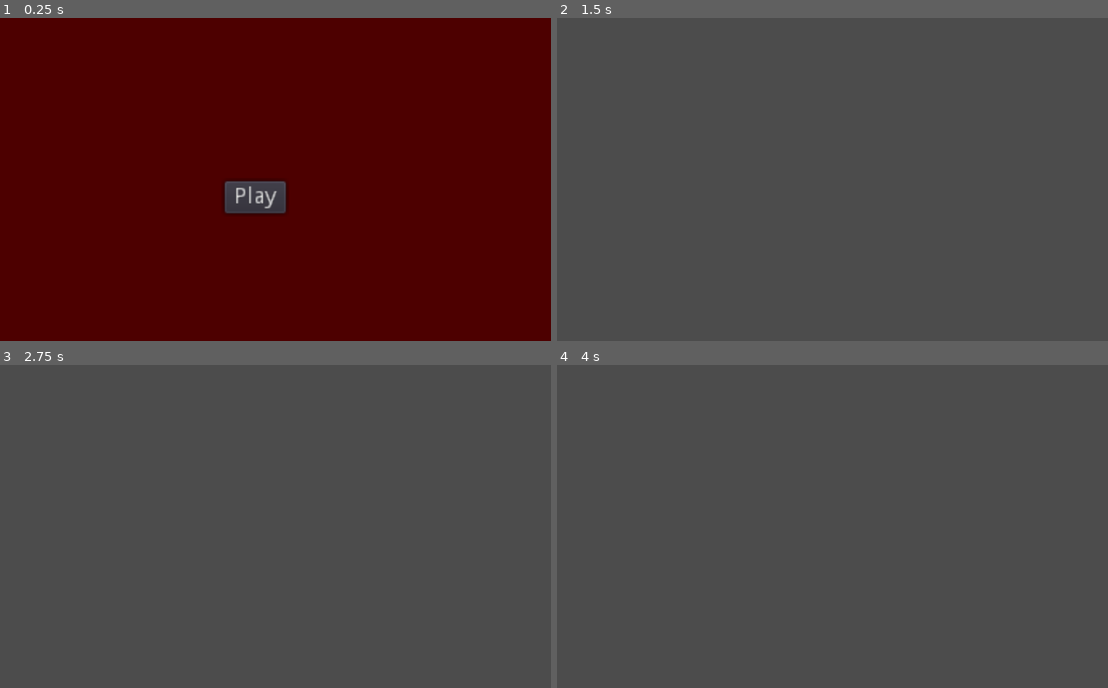
Above: before the commit, frames 1-4 (two rows, left to right).
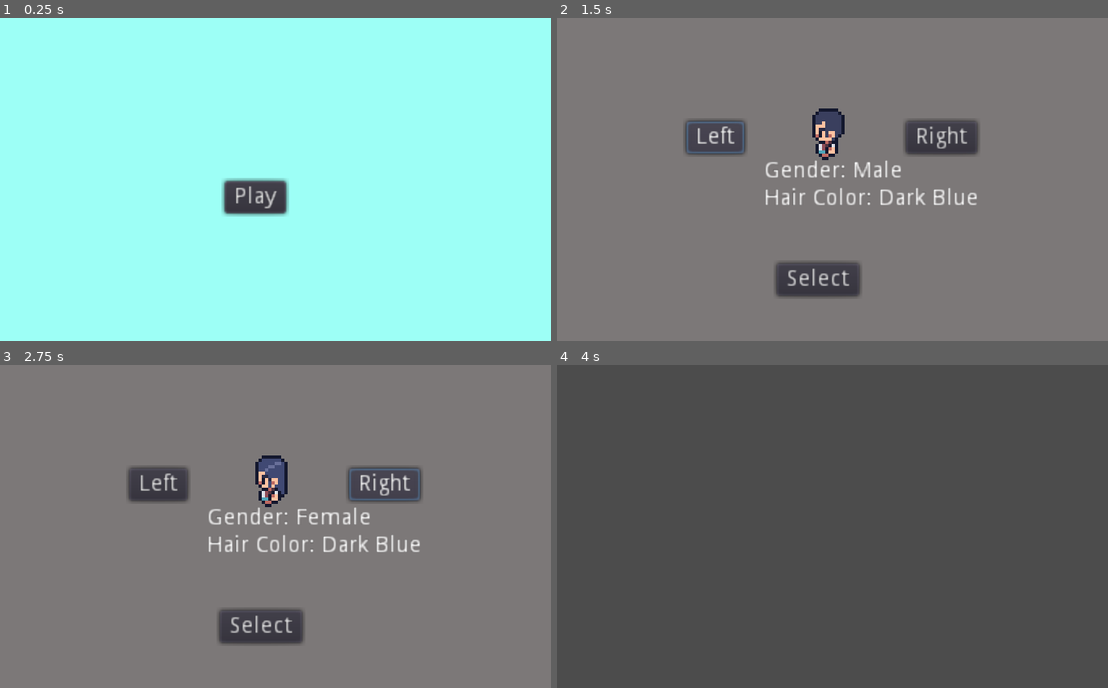
Above: after the commit, the same moments.

Repository: DragonsScales/Zelda-Clone
Game: Godot game, scene res://MainMenu.tscn
Same seed, same stepped clock (60 frames per second), same inputs: the game is played once before the commit and once after it.
Inputs (mouse positions are in pixels of both pictures, inside the frame that each line leads up to):
- Up to frame 1 (0.25 s): no input
- Up to frame 2 (1.5 s): click "Play" at 0.5 s; click (716, 137) at 1.25 s, where only the run after the commit has a clickable "Left"
- Up to frame 3 (2.75 s): click (385, 484) at 2 s, where only the run after the commit has a clickable "Right"
- Up to frame 4 (4 s): click (815, 626) at 2.75 s, where only the run after the commit has a clickable "Select"; tap Enter at 3.5 s

The runs differ from the first frame. In frame 1, 99% of the frame differs, in the area x 0-100%, y 0-100%; in frame 2, 96%; in frame 3, 96%; in frame 4, nothing differs.

Commit message:
1st Video
Video One finished, Zip folder created

Diff:
--- /dev/null
+++ b/Tiny Adventure/CharacterSelect.gd
@@ -0,0 +1,36 @@
+extends Node2D
+
+
+func _process(delta):
+	match Game.PlayerSelect:
+		0:
+			get_node("PlayerSelect").play("Player0")
+			get_node("Des").text = "Gender: Male \nHair Color: Dark Blue"
+		1:
+			get_node("PlayerSelect").play("Player1")
+			get_node("Des").text = "Gender: Female \nHair Color: Dark Blue"
+		2:
+			get_node("PlayerSelect").play("Player2")
+			get_node("Des").text = "Gender: Male \nHair Color: Dark Blue"
+		3:
+			get_node("PlayerSelect").play("Player3")
+			get_node("Des").text = "Gender: Female \nHair Color: Dark Blue"
+		4:
+			get_node("PlayerSelect").play("Player4")
+			get_node("Des").text = "Gender: Male \nHair Color: Dark Blue"
+		5:
+			get_node("PlayerSelect").play("Player5")
+			get_node("Des").text = "Gender: Female \nHair Color: Dark Blue"
+
+func _on_Left_pressed():
+	if Game.PlayerSelect > 0:
+		Game.PlayerSelect -= 1
+
+
+func _on_Right_pressed():
+	if Game.PlayerSelect < 6:
+		Game.PlayerSelect += 1
+
+
+func _on_Select_pressed():
+	get_tree().change_scene("res://World.tscn")
--- /dev/null
+++ b/Tiny Adventure/CharacterSelect.tscn
@@ -0,0 +1,193 @@
+[gd_scene load_steps=34 format=2]
+
+[ext_resource path="res://Art/TAP_anim_v2/Animations ver2/Char1/Char1_4_sides_16px.png" type="Texture" id=1]
+[ext_resource path="res://Art/TAP_anim_v2/Animations ver2/Char6/Char6_4_sides_16px.png" type="Texture" id=2]
+[ext_resource path="res://Art/TAP_anim_v2/Animations ver2/Char5/Char5_4_sides_16px.png" type="Texture" id=3]
+[ext_resource path="res://Art/TAP_anim_v2/Animations ver2/Char2/Char2_4_sides_16px.png" type="Texture" id=4]
+[ext_resource path="res://Art/TAP_anim_v2/Animations ver2/Char4/Char4_4_sides_16px.png" type="Texture" id=5]
+[ext_resource path="res://Art/TAP_anim_v2/Animations ver2/Char3/Char3_4_sides_16px.png" type="Texture" id=6]
+[ext_resource path="res://CharacterSelect.gd" type="Script" id=7]
+
+[sub_resource type="StyleBoxFlat" id=1]
+bg_color = Color( 0.486275, 0.470588, 0.470588, 1 )
+
+[sub_resource type="AtlasTexture" id=7]
+atlas = ExtResource( 1 )
+region = Rect2( 0, 0, 16, 16 )
+
+[sub_resource type="AtlasTexture" id=8]
+atlas = ExtResource( 1 )
+region = Rect2( 16, 0, 16, 16 )
+
+[sub_resource type="AtlasTexture" id=9]
+atlas = ExtResource( 1 )
+region = Rect2( 32, 0, 16, 16 )
+
+[sub_resource type="AtlasTexture" id=10]
+atlas = ExtResource( 1 )
+region = Rect2( 48, 0, 16, 16 )
+
+[sub_resource type="AtlasTexture" id=15]
+atlas = ExtResource( 4 )
+region = Rect2( 0, 0, 16, 16 )
+
+[sub_resource type="AtlasTexture" id=16]
+atlas = ExtResource( 4 )
+region = Rect2( 16, 0, 16, 16 )
+
+[sub_resource type="AtlasTexture" id=17]
+atlas = ExtResource( 4 )
+region = Rect2( 32, 0, 16, 16 )
+
+[sub_resource type="AtlasTexture" id=18]
+atlas = ExtResource( 4 )
+region = Rect2( 48, 0, 16, 16 )
+
+[sub_resource type="AtlasTexture" id=19]
+atlas = ExtResource( 6 )
+region = Rect2( 0, 0, 16, 16 )
+
+[sub_resource type="AtlasTexture" id=20]
+atlas = ExtResource( 6 )
+region = Rect2( 16, 0, 16, 16 )
+
+[sub_resource type="AtlasTexture" id=21]
+atlas = ExtResource( 6 )
+region = Rect2( 32, 0, 16, 16 )
+
+[sub_resource type="AtlasTexture" id=22]
+atlas = ExtResource( 6 )
+region = Rect2( 48, 0, 16, 16 )
+
+[sub_resource type="AtlasTexture" id=23]
+atlas = ExtResource( 5 )
+region = Rect2( 0, 0, 16, 16 )
+
+[sub_resource type="AtlasTexture" id=24]
+atlas = ExtResource( 5 )
+region = Rect2( 16, 0, 16, 16 )
+
+[sub_resource type="AtlasTexture" id=25]
+atlas = ExtResource( 5 )
+region = Rect2( 32, 0, 16, 16 )
+
+[sub_resource type="AtlasTexture" id=26]
+atlas = ExtResource( 5 )
+region = Rect2( 48, 0, 16, 16 )
+
+[sub_resource type="AtlasTexture" id=27]
+atlas = ExtResource( 3 )
+region = Rect2( 0, 0, 16, 16 )
+
+[sub_resource type="AtlasTexture" id=28]
+atlas = ExtResource( 3 )
+region = Rect2( 16, 0, 16, 16 )
+
+[sub_resource type="AtlasTexture" id=29]
+atlas = ExtResource( 3 )
+region = Rect2( 32, 0, 16, 16 )
+
+[sub_resource type="AtlasTexture" id=30]
+atlas = ExtResource( 3 )
+region = Rect2( 48, 0, 16, 16 )
+
+[sub_resource type="AtlasTexture" id=11]
+atlas = ExtResource( 2 )
+region = Rect2( 0, 0, 16, 16 )
+
+[sub_resource type="AtlasTexture" id=12]
+atlas = ExtResource( 2 )
+region = Rect2( 16, 0, 16, 16 )
+
+[sub_resource type="AtlasTexture" id=13]
+atlas = ExtResource( 2 )
+region = Rect2( 32, 0, 16, 16 )
+
+[sub_resource type="AtlasTexture" id=14]
+atlas = ExtResource( 2 )
+region = Rect2( 48, 0, 16, 16 )
+
+[sub_resource type="SpriteFrames" id=6]
+animations = [ {
+"frames": [ SubResource( 7 ), SubResource( 8 ), SubResource( 9 ), SubResource( 10 ) ],
+"loop": true,
+"name": "Player0",
+"speed": 2.0
+}, {
+"frames": [ SubResource( 15 ), SubResource( 16 ), SubResource( 17 ), SubResource( 18 ) ],
+"loop": true,
+"name": "Player1",
+"speed": 2.0
+}, {
+"frames": [ SubResource( 19 ), SubResource( 20 ), SubResource( 21 ), SubResource( 22 ) ],
+"loop": true,
+"name": "Player2",
+"speed": 2.0
+}, {
+"frames": [ SubResource( 23 ), SubResource( 24 ), SubResource( 25 ), SubResource( 26 ) ],
+"loop": true,
+"name": "Player3",
+"speed": 2.0
+}, {
+"frames": [ SubResource( 27 ), SubResource( 28 ), SubResource( 29 ), SubResource( 30 ) ],
+"loop": true,
+"name": "Player4",
+"speed": 2.0
+}, {
+"frames": [ SubResource( 11 ), SubResource( 12 ), SubResource( 13 ), SubResource( 14 ) ],
+"loop": true,
+"name": "Player5",
+"speed": 2.0
+} ]
+
+[node name="CharacterSelect" type="Node2D"]
+script = ExtResource( 7 )
+
+[node name="Panel" type="Panel" parent="."]
+margin_right = 344.0
+margin_bottom = 200.0
+custom_styles/panel = SubResource( 1 )
+__meta__ = {
+"_edit_lock_": true
+}
+
+[node name="PlayerSelect" type="AnimatedSprite" parent="."]
+position = Vector2( 168, 72 )
+scale = Vector2( 2, 2 )
+frames = SubResource( 6 )
+animation = "Player0"
+frame = 2
+playing = true
+
+[node name="Left" type="Button" parent="."]
+margin_left = 80.0
+margin_top = 64.0
+margin_right = 116.0
+margin_bottom = 84.0
+text = "Left"
+
+[node name="Right" type="Button" parent="."]
+margin_left = 216.0
+margin_top = 64.0
+margin_right = 260.0
+margin_bottom = 84.0
+text = "Right"
+
+[node name="Des" type="Label" parent="."]
+margin_left = 128.0
+margin_top = 88.0
+margin_right = 195.0
+margin_bottom = 119.0
+text = "Gender:
+Hair Color:"
+
+[node name="Select" type="Button" parent="."]
+margin_left = 136.0
+margin_top = 152.0
+margin_right = 187.0
+margin_bottom = 172.0
+text = "Select"
+
+[connection signal="pressed" from="Left" to="." method="_on_Left_pressed"]
+[connection signal="pressed" from="Right" to="." method="_on_Right_pressed"]
+[connection signal="pressed" from="Select" to="." method="_on_Select_pressed"]
--- /dev/null
+++ b/Tiny Adventure/Global/Game.gd
@@ -0,0 +1,4 @@
+extends Node
+
+
+var PlayerSelect = 0
--- a/Tiny Adventure/MainMenu.gd
+++ b/Tiny Adventure/MainMenu.gd
@@ -3,4 +3,4 @@
 
 
 func _on_PlayBtn_pressed():
-	get_tree().change_scene("res://World.tscn");
+	get_tree().change_scene("res://CharacterSelect.tscn");
--- a/Tiny Adventure/MainMenu.tscn
+++ b/Tiny Adventure/MainMenu.tscn
@@ -3,7 +3,7 @@
 [ext_resource path="res://MainMenu.gd" type="Script" id=1]
 
 [sub_resource type="StyleBoxFlat" id=1]
-bg_color = Color( 0.301961, 0, 0, 1 )
+bg_color = Color( 0.615686, 1, 0.964706, 1 )
 
 [node name="MainMenu" type="Node2D"]
 script = ExtResource( 1 )
--- a/Tiny Adventure/project.godot
+++ b/Tiny Adventure/project.godot
@@ -13,6 +13,10 @@
 config/name="Tiny Adventure"
 run/main_scene="res://MainMenu.tscn"
 config/icon="res://icon.png"
+
+[autoload]
+
+Game="*res://Global/Game.gd"
 
 [display]
 
Not shown, changed: Tiny Adventure/Art/TAP_anim_v2/Animations ver2/char4/Char4_4_sides_16px.png.import
Not shown, changed: Tiny Adventure/Art/TAP_anim_v2/Animations ver2/char4/Char4_Sword_32px.png.import
Not shown, changed: Tiny Adventure/Art/TAP_anim_v2/Animations ver2/char4/Char4_idle_16px.png.import
Not shown, changed: Tiny Adventure/Art/TAP_anim_v2/Animations ver2/char4/Char4_walk_16px.png.import
Not shown, added: Video 1.zip
